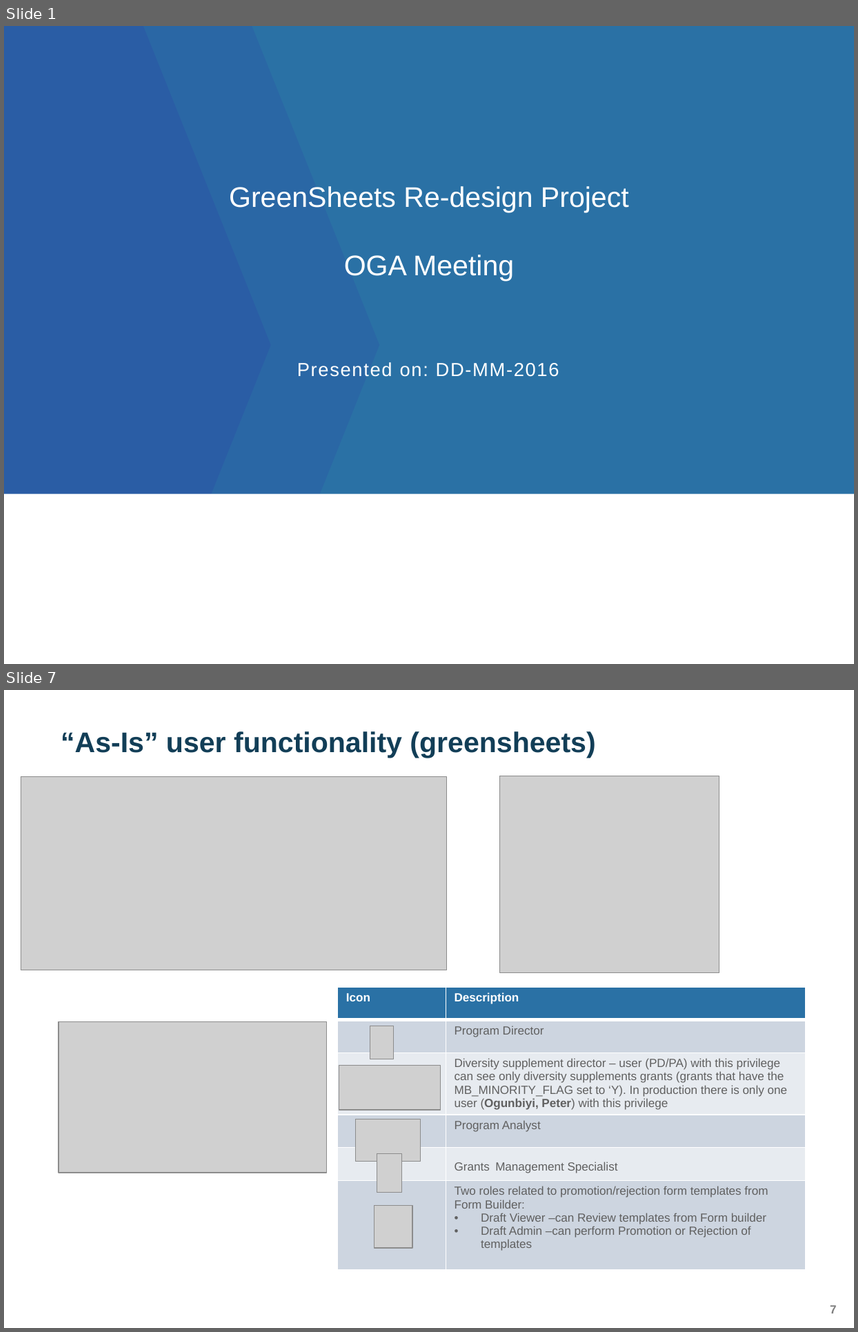
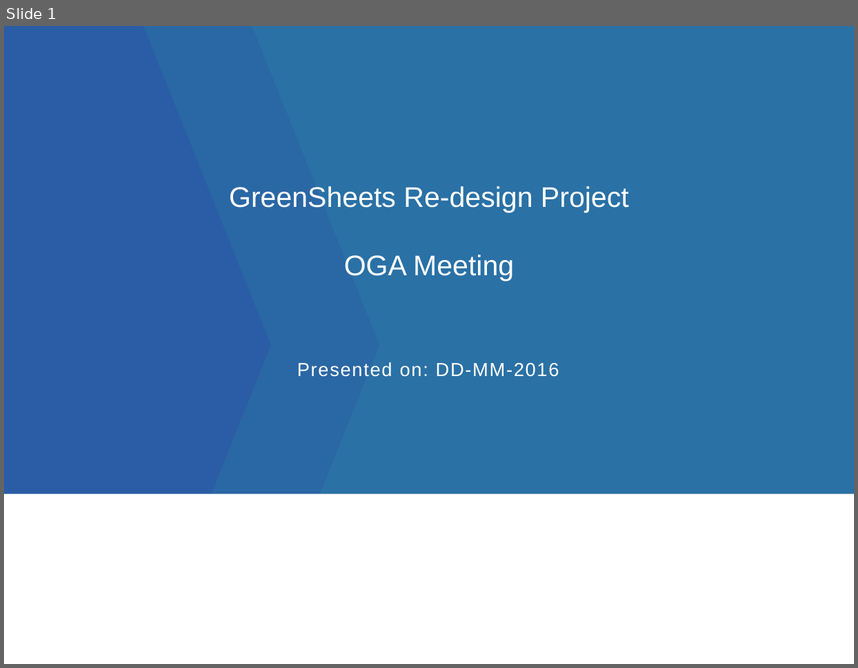
Before and after one commit to yaoh4/greensheets_classic, a slide deck: Requirements/Presentations/GreenSheets OGA presentation_version 1.pptx. Shown one above the other, each under a label of ours: slides 1 and 7 before the commit, slide 1 after it; the slides between them are not shown. The pictures are 858x1332 and 858x668 pixels, drawn with LibreOffice and Linux fonts; fonts in the diff are those of the drawing; grey boxes stand for pictures; background and template pictures are left out. Boxes give left, top, right and bottom in pixels: in the first picture for what was removed or moved away, otherwise in the second. Text is boxed around its words. In the diff, an @@ line names an element or a change of style, - is before the commit and + after.

```diff
--- a/Requirements/Presentations/GreenSheets OGA presentation_version 1.pptx
+++ b/Requirements/Presentations/GreenSheets OGA presentation_version 1.pptx
@@ slide 7 removed at (4,690,854,1328), background #FFFFFF @@
@@ title removed at (61,731,595,758) @@
-“As-Is” user functionality (greensheets)
@@ picture removed at (21,777,447,969) @@
@@ picture removed at (499,776,719,972) @@
@@ table removed at (338,987,806,1279), 6 rows, 2 columns @@
-Icon | Description
- | Program Director
- | Diversity supplement director – user (PD/PA) with this privilege can see only diversity supplements grants (grants that have the MB_MINORITY_FLAG set to ‘Y). In production there is only one user (Ogunbiyi, Peter) with this privilege
- | Program Analyst
- | Grants Management Specialist
- | Two roles related to promotion/rejection form templates from Form Builder: / Draft Viewer –can Review templates from Form builder / Draft Admin –can perform Promotion or Rejection of templates
@@ picture removed at (59,1021,326,1173) @@
@@ picture removed at (370,1026,393,1059) @@
@@ picture removed at (339,1065,440,1109) @@
@@ picture removed at (355,1118,421,1161) @@
@@ picture removed at (377,1153,402,1192) @@
@@ picture removed at (375,1205,413,1248) @@
@@ page number removed at (830,1305,837,1313) @@
-7
```
Also in this commit, not shown: 4 slides changed, 4 slides added, 9 other slides removed.
